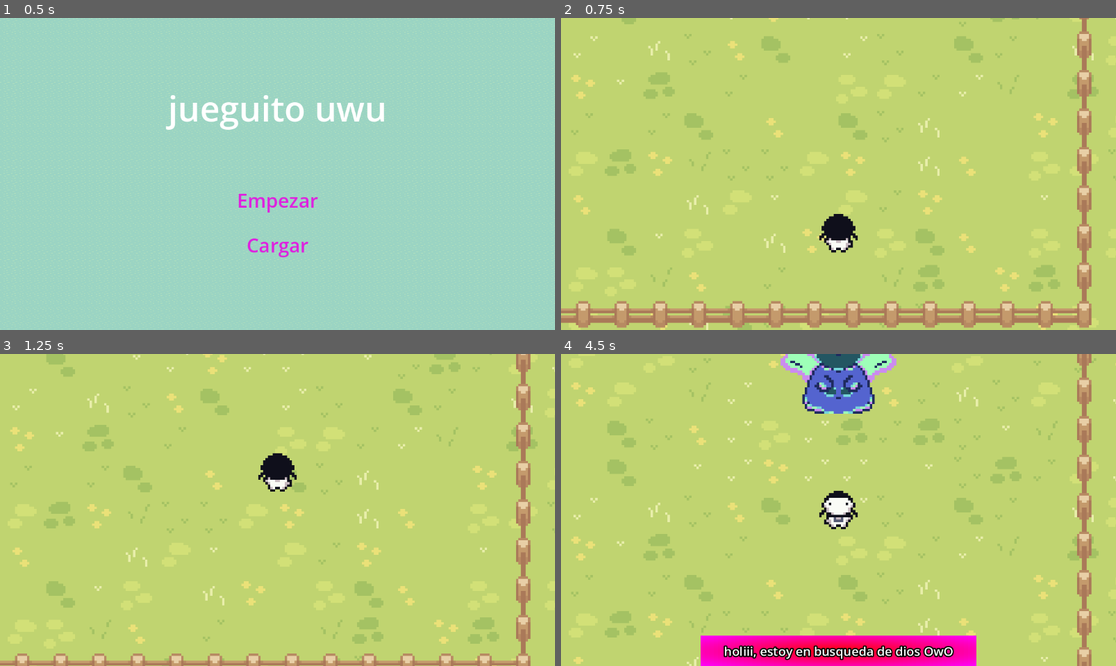
Above: before the commit, frames 1-4 (two rows, left to right).
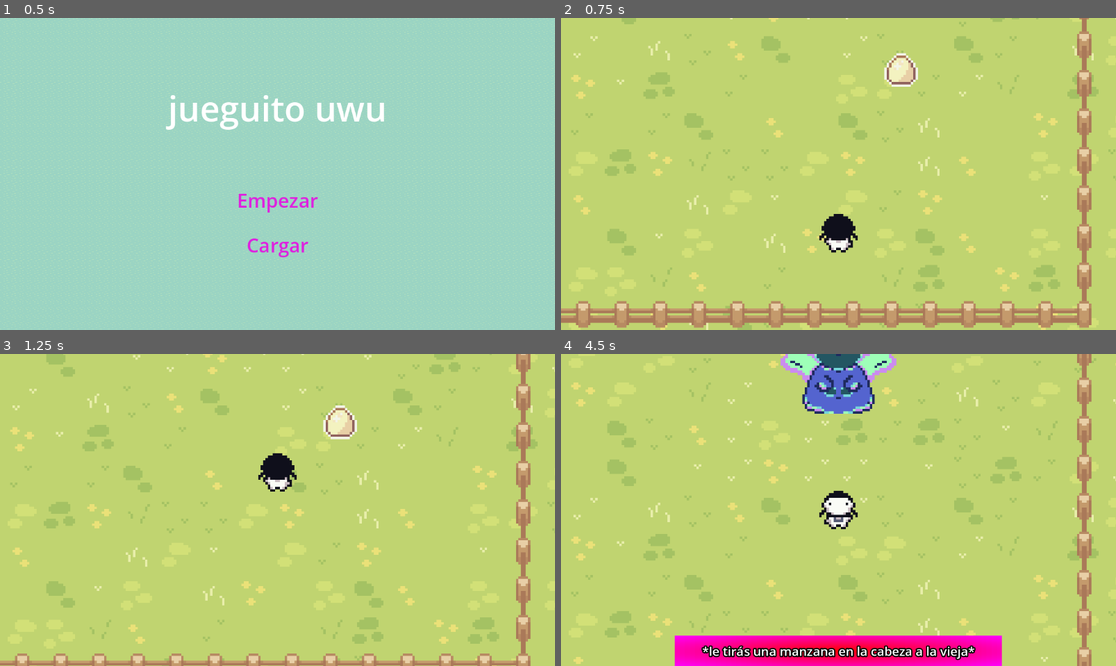
Above: after the commit, the same moments.

Repository: makiniqa/conocimiento-absurdo
Game: Godot game, scene res://Scenes/game.tscn
The game is run twice, just before and just after one commit, with the same random seed, the same clock (stepped at 60 frames per second) and the same inputs.
Inputs:
- Up to frame 1 (0.5 s): no input
- Up to frame 2 (0.75 s): click "Empezar" at 0.5 s
- Up to frame 3 (1.25 s): no input
- Up to frame 4 (4.5 s): tap Enter at 1.25, 2.1, 3.6 s; hold Right (right) 1.28-2.03 s; tap Z at 1.35, 2.85, 4.35 s; tap Space at 1.52, 2.27, 3.77 s; hold Down (down) 2.03-2.78 s; hold Right (right) 2.78-3.53 s; hold Up (up) 3.53-4.28 s; hold Left (left) from 4.28 s (still down)

Frame 1 is identical in both runs. In frame 2, 0.5% of the frame differs, in the area x 58-65%, y 11-23%; in frame 3, 0.5%; in frame 4, 2.4%, in the area x 20-80%, y 90-100%.

Commit message:
fix: collision shape no viene del interactuable genérico

Diff:
--- a/Scenes/interactuable.tscn
+++ b/Scenes/interactuable.tscn
@@ -5,9 +5,6 @@
 
 [sub_resource type="CircleShape2D" id="CircleShape2D_8o05l"]
 radius = 37.12142
-
-[sub_resource type="RectangleShape2D" id="RectangleShape2D_choh8"]
-size = Vector2(43, 20)
 
 [node name="Interactuable" type="Sprite2D" unique_id=163036046]
 z_as_relative = false
@@ -21,12 +18,6 @@
 [node name="CollisionShape2D" type="CollisionShape2D" parent="Area2D" unique_id=1003219866]
 shape = SubResource("CircleShape2D_8o05l")
 
-[node name="StaticBody2D" type="StaticBody2D" parent="." unique_id=1703795400]
-
-[node name="CollisionShape2D" type="CollisionShape2D" parent="StaticBody2D" unique_id=216413493]
-position = Vector2(0.5, 12)
-shape = SubResource("RectangleShape2D_choh8")
-
 [connection signal="body_entered" from="Area2D" to="." method="_on_area_2d_body_entered"]
 [connection signal="body_exited" from="Area2D" to="." method="_on_area_2d_body_exited"]
 [connection signal="input_event" from="Area2D" to="." method="_on_area_2d_input_event"]
--- a/Scenes/nivel_1.tscn
+++ b/Scenes/nivel_1.tscn
@@ -561,6 +561,9 @@
 physics_layer_0/collision_layer = 1
 sources/0 = SubResource("TileSetAtlasSource_l2piy")
 
+[sub_resource type="RectangleShape2D" id="RectangleShape2D_xvap8"]
+size = Vector2(43, 20)
+
 [sub_resource type="Animation" id="Animation_22i05"]
 length = 0.001
 
@@ -716,6 +719,13 @@
 [node name="Orcnella" parent="." unique_id=163036046 instance=ExtResource("4_22i05")]
 position = Vector2(-46, 8)
 
+[node name="StaticBody2D2" type="StaticBody2D" parent="Orcnella" unique_id=404308167]
+position = Vector2(9, 15)
+
+[node name="CollisionShape2D" type="CollisionShape2D" parent="Orcnella/StaticBody2D2" unique_id=853393018]
+position = Vector2(-9, -2)
+shape = SubResource("RectangleShape2D_xvap8")
+
 [node name="hojita" parent="." unique_id=384207566 instance=ExtResource("4_22i05")]
 position = Vector2(-125, -43)
 scale = Vector2(0.35551965, 0.35551965)
@@ -731,6 +741,7 @@
 texture = ExtResource("9_xvap8")
 
 [node name="Manzana" parent="." unique_id=353815338 instance=ExtResource("4_22i05")]
+position = Vector2(-20, 81)
 texture = ExtResource("9_xvap8")
 
 [node name="DialogueBox" parent="." unique_id=380382360 instance=ExtResource("6_jmhww")]
